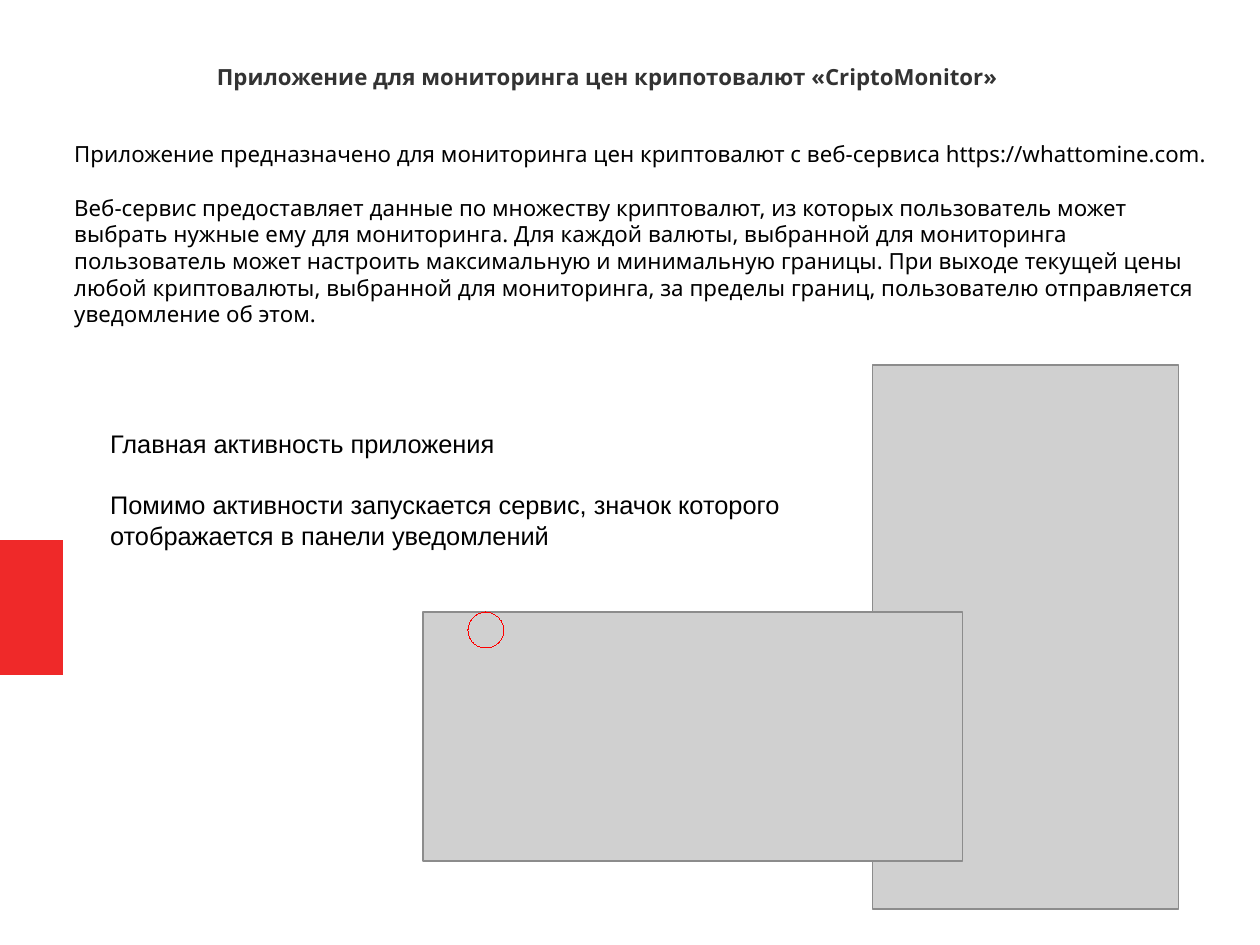
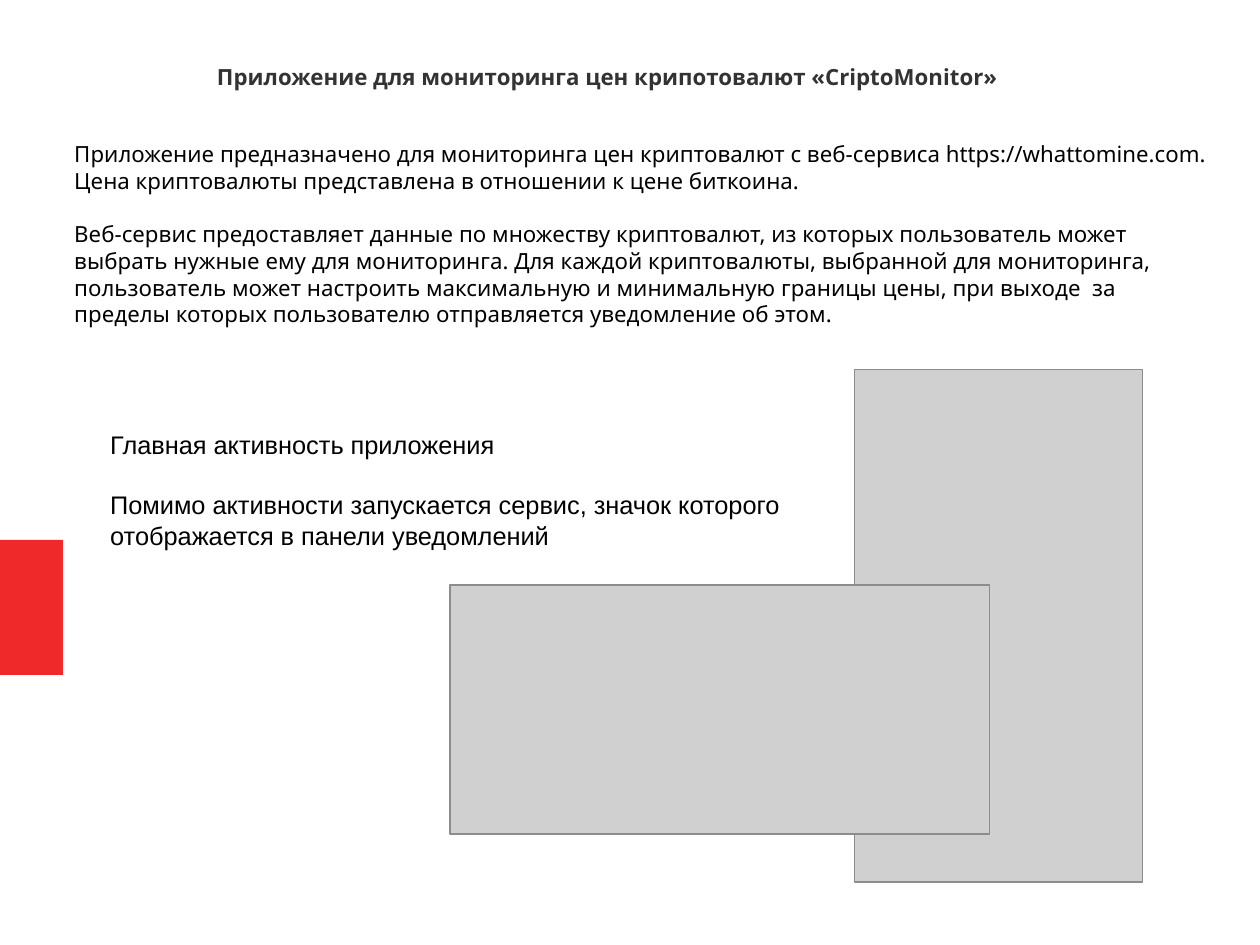
Before and after one commit to IriEfremova/CriptoMonitor, a slide deck: slide 1 of Presentation/CriptoMonitor.pptx. Drawn at 1260x945 pixels with LibreOffice and Linux fonts; fonts in the diff are those of the drawing; grey boxes stand for pictures. Boxes give left, top, right and bottom in pixels: in the first picture for what was removed or moved away, otherwise in the second. Text is boxed around its words. In the diff, an @@ line names an element or a change of style, - is before the commit and + after.

```diff
--- a/Presentation/CriptoMonitor.pptx
+++ b/Presentation/CriptoMonitor.pptx
@@ text at [74,172,1150,328]: text changed @@
-Веб-сервис предоставляет данные по множеству криптовалют, из которых пользователь может выбрать нужные ему для мониторинга. Для каждой валюты, выбранной для мониторинга пользователь может настроить максимальную и минимальную границы. При выходе текущей цены любой криптовалюты, выбранной для мониторинга, за пределы границ, пользователю отправляется уведомление об этом.
+Цена криптовалюты представлена в отношении к цене биткоина.
+Веб-сервис предоставляет данные по множеству криптовалют, из которых пользователь может выбрать нужные ему для мониторинга. Для каждой криптовалюты, выбранной для мониторинга, пользователь может настроить максимальную и минимальную границы цены, при выходе за пределы которых пользователю отправляется уведомление об этом.
@@ picture: place and size @@
-picture at [874,365,1180,909]
+picture at [855,370,1143,883]
@@ picture: place and size @@
-picture at [423,612,963,861]
+picture at [450,585,990,835]
@@ ellipse removed at [468,612,503,647] @@
```
Also in this commit, not shown: 8 other slides changed, 8 other files.
